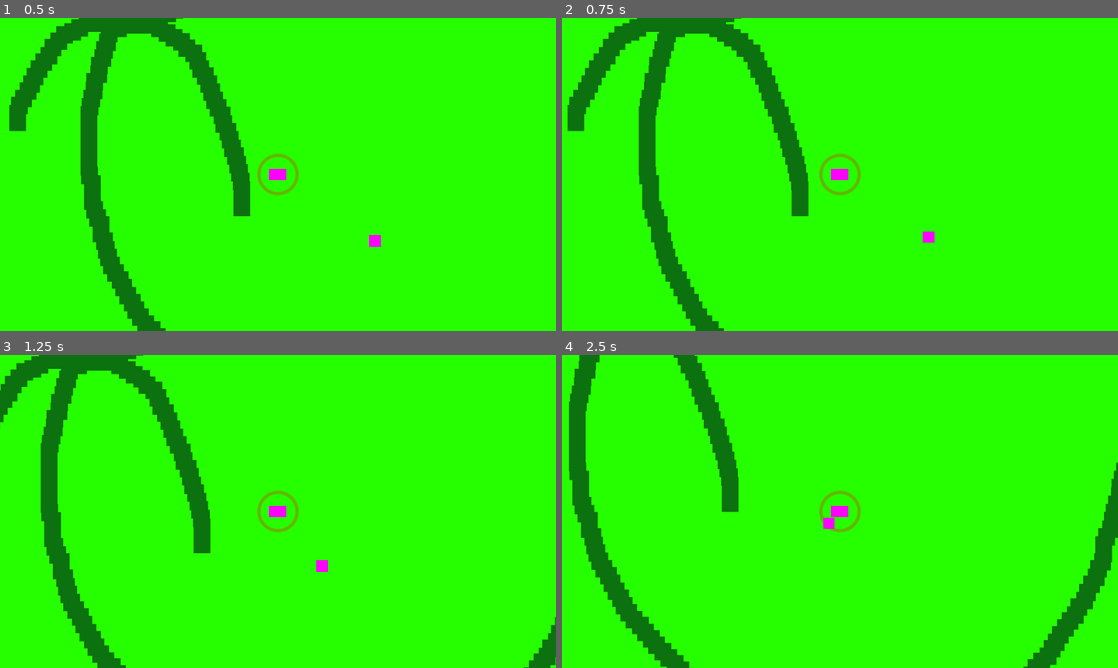
Above: before the commit, frames 1-4 (two rows, left to right).
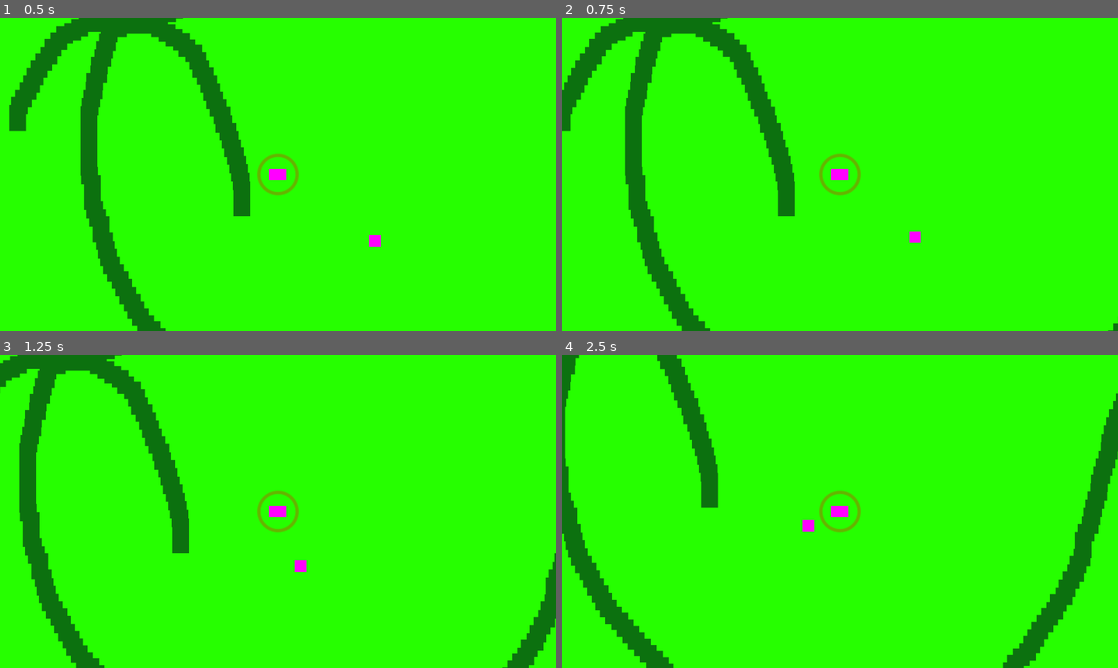
Above: after the commit, the same moments.

Repository: Enneagon/GodotGameJam2024
Game: Godot game, scene res://Scenes/game.tscn
The game is run twice, just before and just after one commit, with the same random seed, the same clock (stepped at 60 frames per second) and the same inputs.
Inputs:
- Up to frame 1 (0.5 s): no input
- Up to frame 2 (0.75 s): tap Enter at 0.5 s; hold Right (ui_right) from 0.53 s (still down)
- Up to frame 3 (1.25 s): keep holding Right (ui_right)
- Up to frame 4 (2.5 s): release Right (ui_right) at 1.28 s; hold Down (ui_down) 1.28-2.03 s; hold Right (ui_right) from 2.03 s (still down)

Frame 1 is identical in both runs. In frame 2, 9.8% of the frame differs, in the area x 0-100%, y 0-100%; in frame 3, 13%; in frame 4, 14%.

Commit message:
Accel-Free movement

Diff:
--- a/Scenes/enemy.tscn
+++ b/Scenes/enemy.tscn
@@ -1,6 +1,6 @@
 [gd_scene load_steps=7 format=3 uid="uid://plj4leebtrr4"]
 
-[ext_resource type="Script" path="res://Scenes/enemy.gd" id="1_bmmd3"]
+[ext_resource type="Script" path="res://Scripts/enemy.gd" id="1_bmmd3"]
 [ext_resource type="Texture2D" uid="uid://c1ruuyvcbm5d4" path="res://Assets/Visuals/PlaceholderCircle.png" id="2_0sp0g"]
 
 [sub_resource type="RectangleShape2D" id="RectangleShape2D_o3wpd"]
--- a/Scenes/game.tscn
+++ b/Scenes/game.tscn
@@ -1,9 +1,9 @@
 [gd_scene load_steps=6 format=3 uid="uid://bxw7a3fris1fd"]
 
-[ext_resource type="Script" path="res://Scenes/game.gd" id="1_q7jfv"]
+[ext_resource type="Script" path="res://Scripts/game.gd" id="1_q7jfv"]
 [ext_resource type="Texture2D" uid="uid://bjr15ytfrpj4o" path="res://Assets/Visuals/PlaceholderBackground.png" id="1_svl08"]
-[ext_resource type="PackedScene" path="res://Scenes/player.tscn" id="2_2ia3h"]
-[ext_resource type="PackedScene" path="res://Scenes/enemy.tscn" id="4_oissx"]
+[ext_resource type="PackedScene" uid="uid://d12deejt4i0m5" path="res://Scenes/player.tscn" id="2_2ia3h"]
+[ext_resource type="PackedScene" uid="uid://plj4leebtrr4" path="res://Scenes/enemy.tscn" id="4_oissx"]
 
 [sub_resource type="WorldBoundaryShape2D" id="WorldBoundaryShape2D_1ynn7"]
 
--- a/Scripts/player.gd
+++ b/Scripts/player.gd
@@ -3,15 +3,14 @@
 # Maybe use a List instead of an array since we're adding and removing elements frequently
 var biteArray = []
 
-func _process(_delta):
-	print(biteArray)
-
 func _physics_process(delta):
 	var direction: Vector2 = Input.get_vector("ui_left", "ui_right", "ui_up", "ui_down")
 
-	# Also, do you need to multiply the speed here by delta to make it frame rate independant?
-	velocity.x = move_toward(velocity.x, GlobalVars.playerSpeed * direction.x, GlobalVars.playerAccel)
-	velocity.y = move_toward(velocity.y, GlobalVars.playerSpeed * direction.y, GlobalVars.playerAccel)
+	velocity = direction.normalized()
+	position += velocity * GlobalVars.playerSpeed * delta
+	#Old Movement
+	#velocity.x = move_toward(velocity.x, GlobalVars.playerSpeed * direction.x, GlobalVars.playerAccel * delta)
+	#velocity.y = move_toward(velocity.y, GlobalVars.playerSpeed * direction.y, GlobalVars.playerAccel * delta)
 
 	move_and_slide()
 
Renamed: Scenes/enemy.gd -> Scripts/enemy.gd
Renamed: Scenes/game.gd -> Scripts/game.gd
